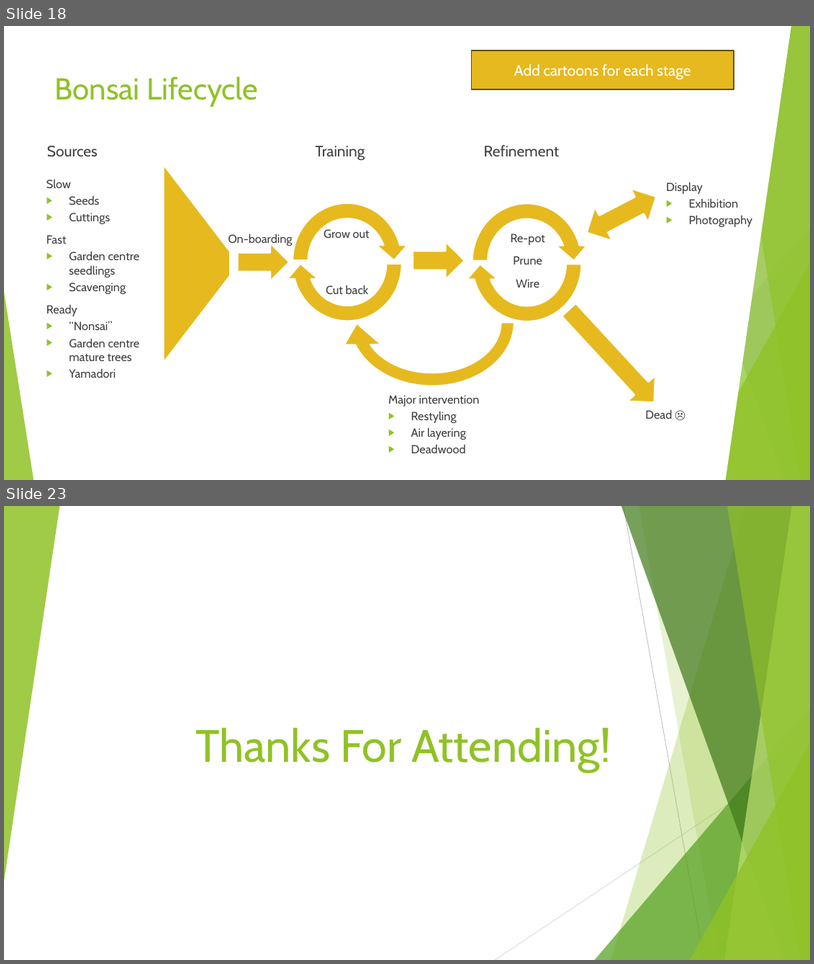
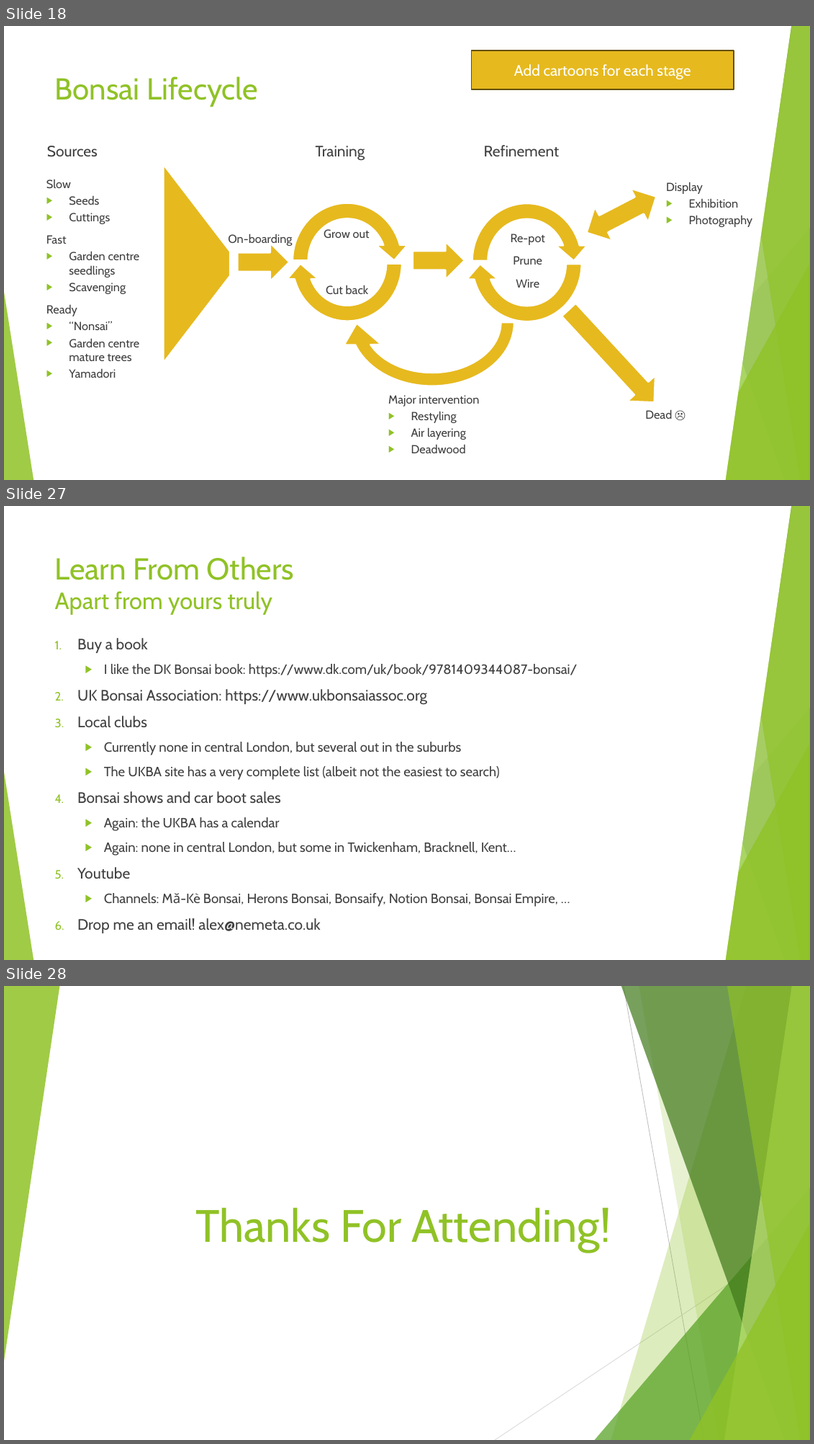
Before and after one commit to AlexLabram/Bonsai, a slide deck: Courseware/Bonsai On A Budget (running).pptx. Shown one above the other, each under a label of ours: slides 18 and 23 before the commit, slides 18, 27 and 28 after it; the slides between them are not shown. The pictures are 814x964 and 814x1444 pixels, drawn with LibreOffice and Linux fonts; fonts in the diff are those of the drawing. Boxes give left, top, right and bottom in pixels: in the first picture for what was removed or moved away, otherwise in the second. Text is boxed around its words. In the diff, an @@ line names an element or a change of style, - is before the commit and + after.

```diff
--- a/Courseware/Bonsai On A Budget (running).pptx
+++ b/Courseware/Bonsai On A Budget (running).pptx
@@ slide 27 added at (4,506,810,960), background #FFFFFF; not listed: 10 template elements that a slide beside it also shows @@
@@ parallelogram added at (456,506,791,960), fill #FFFFFF, outline #FFFFFF 1.5 pt @@
@@ title added at (55,556,295,615), 28 pt, text #90C226 @@
+Learn From Others
+Apart from yours truly
@@ text added at (77,638,578,933), 16 pt, text #404040 @@
+1. Buy a book
+  ▶ I like the DK Bonsai book: https://www.dk.com/uk/book/9781409344087-bonsai/
+2. UK Bonsai Association: https://www.ukbonsaiassoc.org
+3. Local clubs
+  ▶ Currently none in central London, but several out in the suburbs
+  ▶ The UKBA site has a very complete list (albeit not the easiest to search)
+4. Bonsai shows and car boot sales
+  ▶ Again: the UKBA has a calendar
+  ▶ Again: none in central London, but some in Twickenham, Bracknell, Kent…
+5. Youtube
+  ▶ Channels: Mă-Kè Bonsai, Herons Bonsai, Bonsaify, Notion Bonsai, Bonsai Empire, …
+6. Drop me an email! alex@nemeta.co.uk
@@ what was slide 23 is now slide 28 @@
```
Also in this commit, not shown: 7 slides changed, 7 other slides added, 2 slides removed.
